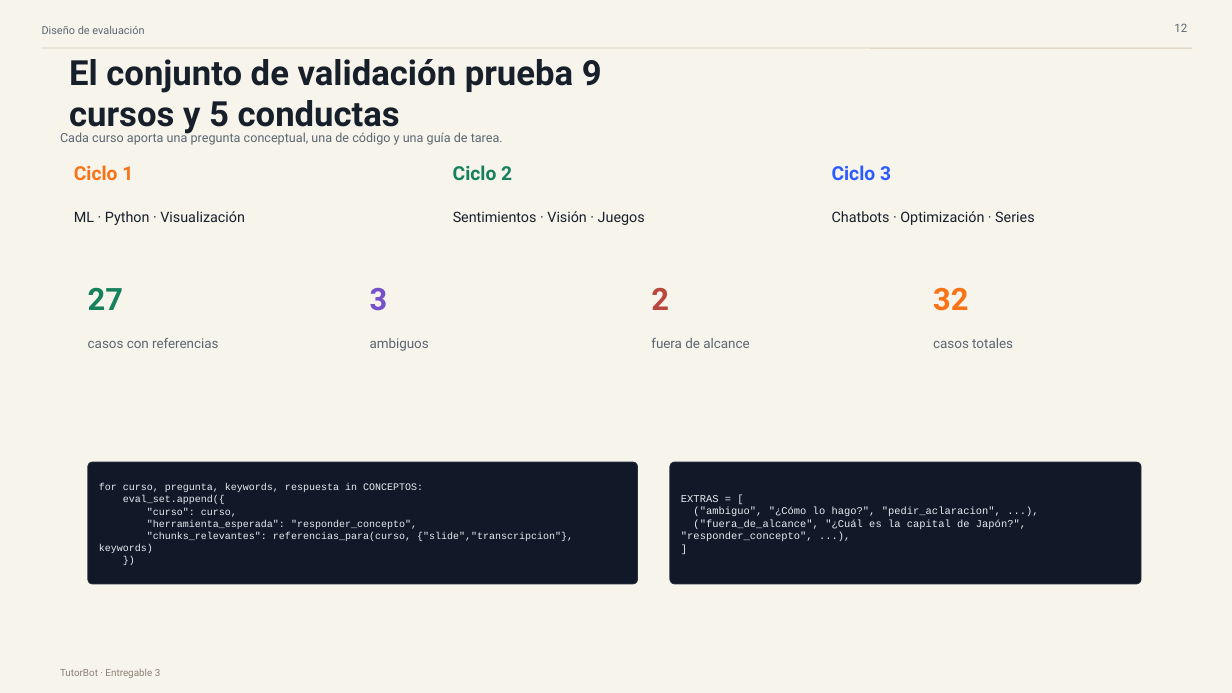
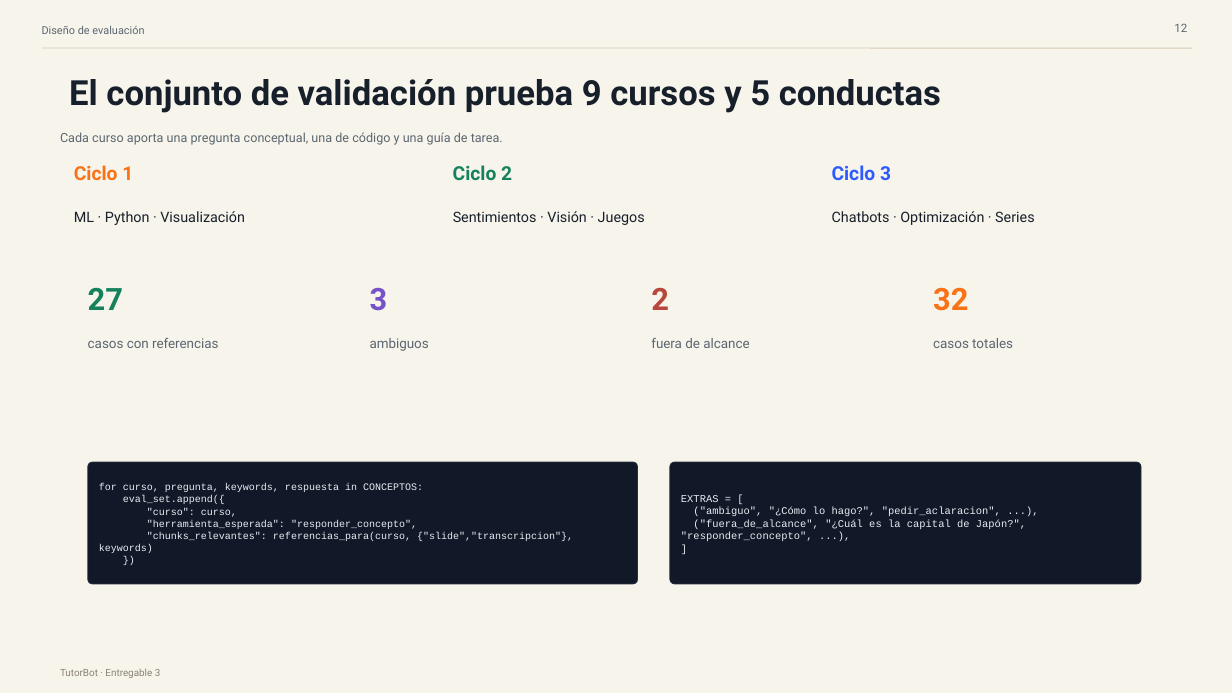
Before and after one commit to DiegoChiang/TutorBot, a slide deck: slide 4 of TutorBot_Entregable3_Presentacion.pptx (slide 12 before the commit). Drawn at 1232x693 pixels with LibreOffice and Linux fonts; fonts in the diff are those of the drawing. Boxes give left, top, right and bottom in pixels: in the first picture for what was removed or moved away, otherwise in the second. Text is boxed around its words. In the diff, an @@ line names an element or a change of style, - is before the commit and + after.

```diff
--- a/TutorBot_Entregable3_Presentacion.pptx
+++ b/TutorBot_Entregable3_Presentacion.pptx
@@ text "El conjunto de validación prueba ..." rewrapped from box(69, 59, 602, 135) to box(69, 79, 941, 113) @@
```
